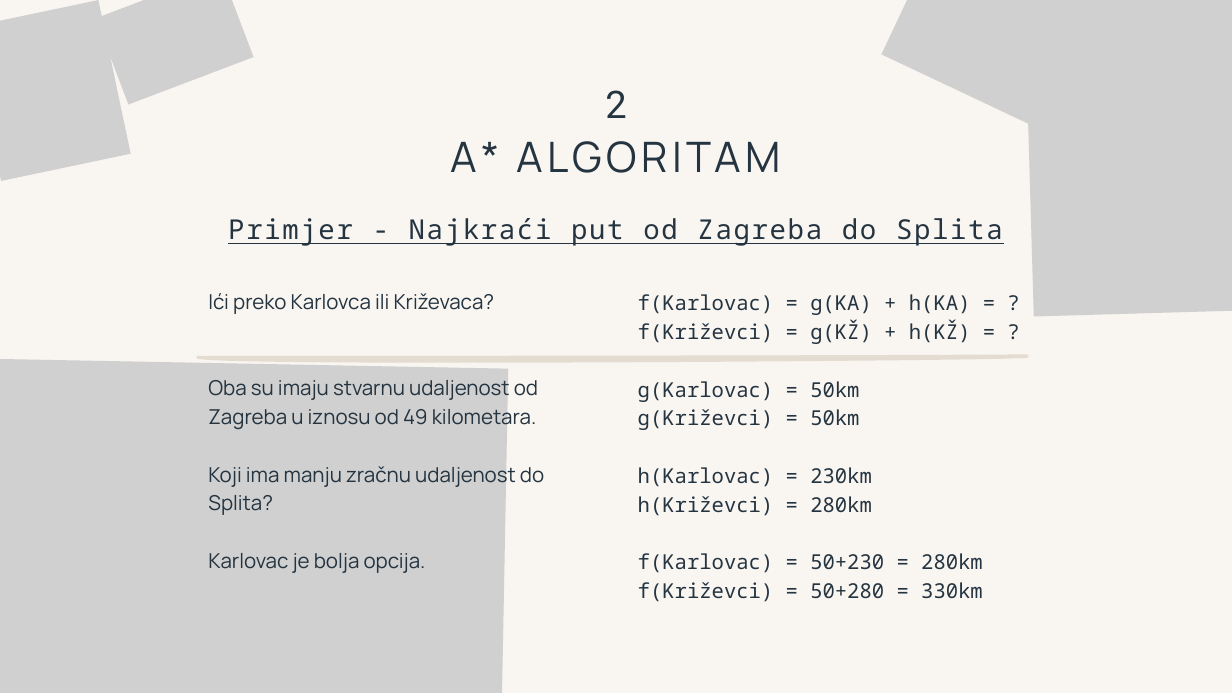
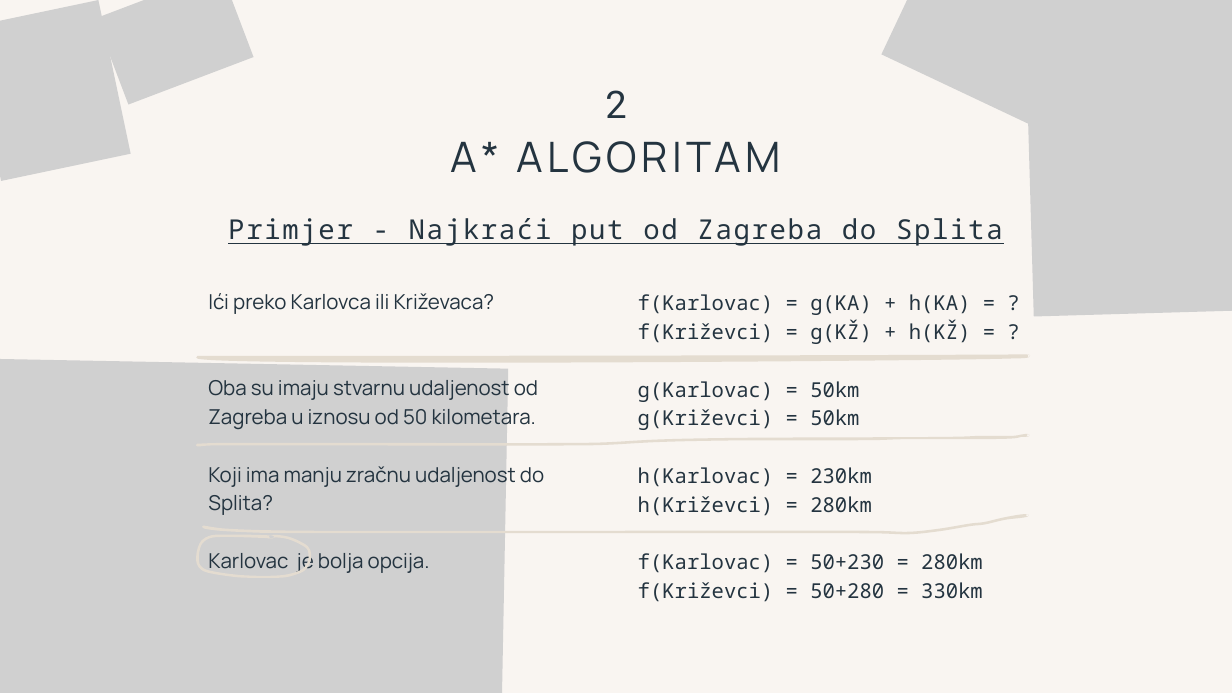
Before and after one commit to shtef21/py_maze_demo, a slide deck: slide 7 of Solving Mazes Using A Algorithm.pptx. Drawn at 1232x693 pixels with LibreOffice and Linux fonts; fonts in the diff are those of the drawing; grey boxes stand for pictures. Boxes give left, top, right and bottom in pixels: in the first picture for what was removed or moved away, otherwise in the second. Text is boxed around its words. In the diff, an @@ line names an element or a change of style, - is before the commit and + after.

```diff
--- a/Solving Mazes Using A Algorithm.pptx
+++ b/Solving Mazes Using A Algorithm.pptx
@@ text at bbox=[208, 376, 538, 431]: text changed @@
-Oba su imaju stvarnu udaljenost od Zagreba u iznosu od 49 kilometara.
+Oba su imaju stvarnu udaljenost od Zagreba u iznosu od 50 kilometara.
@@ freeform shape added at bbox=[196, 434, 1029, 447], fill #E4DCD0 @@
@@ freeform shape added at bbox=[196, 534, 312, 578], fill #E4DCD0 @@
@@ freeform shape added at bbox=[202, 514, 1029, 535], fill #E4DCD0 @@
```
Also in this commit, not shown: 7 other slides changed.
